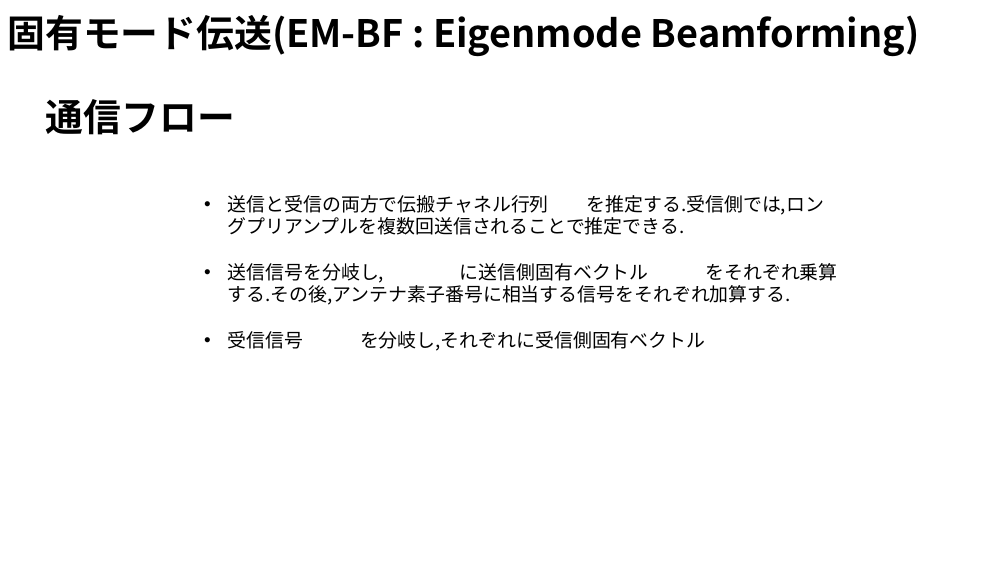
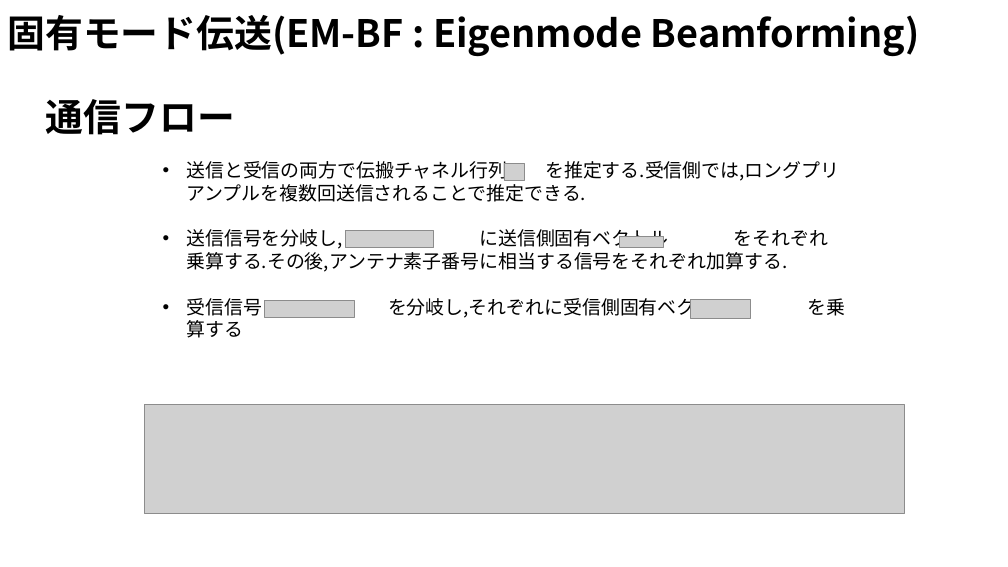
Before and after one commit to ryoww/seminar, a slide deck: slide 4 of MIMO/MU-MIMO.pptx. Drawn at 1008x567 pixels with LibreOffice and Linux fonts; fonts in the diff are those of the drawing; grey boxes stand for pictures. Boxes give left, top, right and bottom in pixels: in the first picture for what was removed or moved away, otherwise in the second. Text is boxed around its words. In the diff, an @@ line names an element or a change of style, - is before the commit and + after.

```diff
--- a/MIMO/MU-MIMO.pptx
+++ b/MIMO/MU-MIMO.pptx
@@ text "送信と受信の両方で伝搬チャネル行列 を推定する.受信側では,ロングプリアンプルを複数回送信されることで推定できる.": place and size @@
-text "送信と受信の両方で伝搬チャネル行列 を推定する.受信側では,ロングプリアンプルを複数回送信されることで推定できる." at [228,195,837,351]
+text "送信と受信の両方で伝搬チャネル行列 を推定する.受信側では,ロングプリアンプルを複数回送信されることで推定できる." at [186,161,845,319]
@@ text at [186,298,845,319]: text changed @@
-• 受信信号 を分岐し,それぞれに受信側固有ベクトル
+• 受信信号 を分岐し,それぞれに受信側固有ベクトル を乗算する
@@ group added at [265,163,750,318]: 5 pictures @@
@@ picture added at [144,405,904,514] @@
```
Also in this commit, not shown: 3 other slides changed, 1 slide added, 2 other files.
